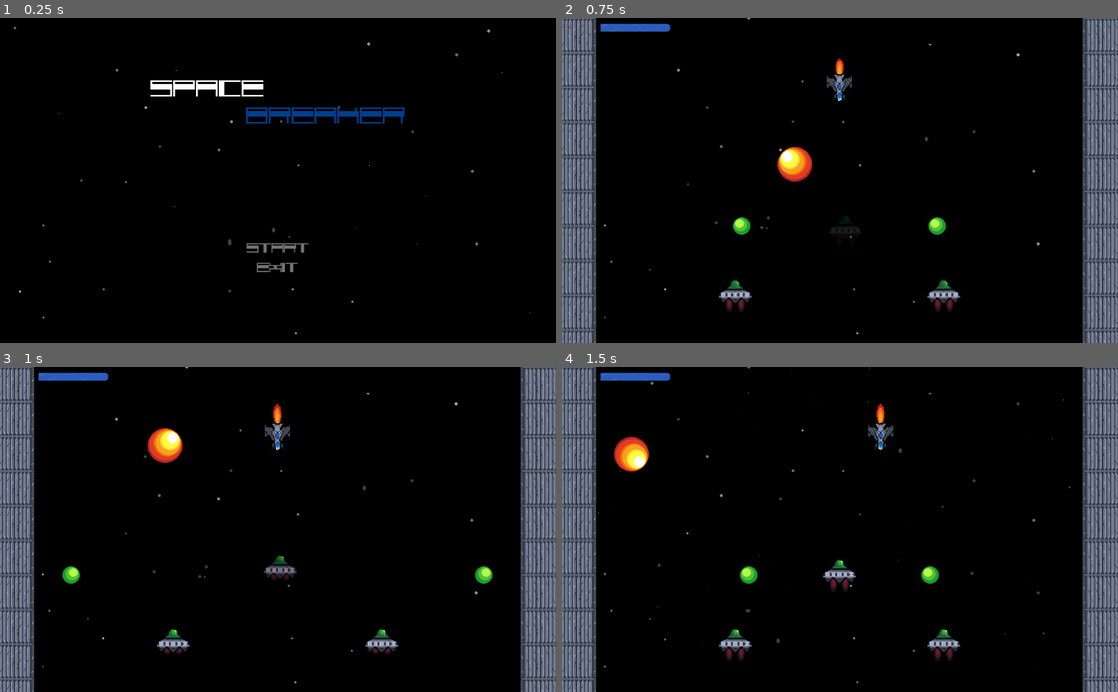
Above: before the commit, frames 1-4 (two rows, left to right).
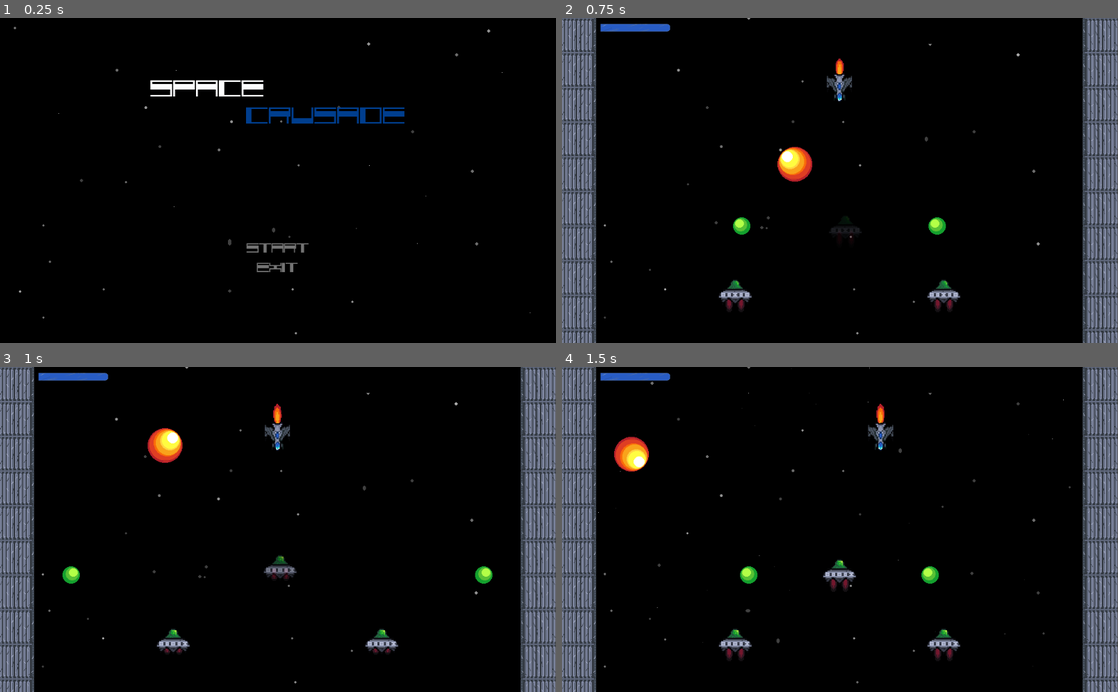
Above: after the commit, the same moments.

Repository: JoseTMonagas/ldjam48
Game: Godot game, scene res://src/Root.tscn
The game is run twice, just before and just after one commit, with the same random seed, the same clock (stepped at 60 frames per second) and the same inputs.
Inputs:
- Up to frame 1 (0.25 s): no input
- Up to frame 2 (0.75 s): click "Start" at 0.5 s
- Up to frame 3 (1 s): no input
- Up to frame 4 (1.5 s): tap Enter (ui_accept) at 1.25 s; hold Right (ui_right) from 1.28 s (still down)

The runs differ from the first frame. In frame 1, 0.4% of the frame differs, in the area x 44-73%, y 27-33%; in frame 2, nothing differs; in frame 3, nothing differs; in frame 4, nothing differs.

Commit message:
Final sprint

Diff:
--- a/src/Root.tscn
+++ b/src/Root.tscn
@@ -90,7 +90,7 @@
 margin_bottom = 189.0
 custom_fonts/font = SubResource( 5 )
 custom_colors/font_color = Color( 0, 0.243137, 0.556863, 1 )
-text = "                breaker"
+text = "                crusade"
 
 [node name="Options" type="HBoxContainer" parent="MarginContainer/VBoxContainer"]
 margin_top = 287.0
--- /dev/null
+++ b/src/gameover/gameover.tscn
@@ -0,0 +1,35 @@
+[gd_scene load_steps=2 format=2]
+
+[sub_resource type="GDScript" id=1]
+script/source = "extends Control
+
+
+
+
+func _on_Timer_timeout():
+	get_tree().change_scene(\"res://src/Root.tscn\")
+"
+
+[node name="GameOver" type="Control"]
+anchor_right = 1.0
+anchor_bottom = 1.0
+script = SubResource( 1 )
+__meta__ = {
+"_edit_use_anchors_": false
+}
+
+[node name="Label" type="Label" parent="."]
+margin_left = 120.0
+margin_top = 232.0
+margin_right = 191.0
+margin_bottom = 246.0
+rect_scale = Vector2( 11.3, 8.1 )
+size_flags_horizontal = 3
+size_flags_vertical = 7
+text = "You dieded"
+
+[node name="Timer" type="Timer" parent="."]
+wait_time = 3.0
+one_shot = true
+autostart = true
+[connection signal="timeout" from="Timer" to="." method="_on_Timer_timeout"]
--- /dev/null
+++ b/src/gameover/victory.tscn
@@ -0,0 +1,31 @@
+[gd_scene load_steps=2 format=2]
+
+[sub_resource type="GDScript" id=1]
+script/source = "extends Control
+
+
+func _on_Timer_timeout():
+	get_tree().change_scene(\"res://src/Root.tscn\")
+"
+
+[node name="Victory" type="Control"]
+anchor_right = 1.0
+anchor_bottom = 1.0
+script = SubResource( 1 )
+__meta__ = {
+"_edit_use_anchors_": false
+}
+
+[node name="Label" type="Label" parent="."]
+margin_left = 192.0
+margin_top = 240.0
+margin_right = 312.0
+margin_bottom = 254.0
+rect_scale = Vector2( 5.5, 5.7 )
+text = "Epic Victory Royale"
+
+[node name="Timer" type="Timer" parent="."]
+wait_time = 3.0
+one_shot = true
+autostart = true
+[connection signal="timeout" from="Timer" to="." method="_on_Timer_timeout"]
--- a/src/healthBar/HUD.gd
+++ b/src/healthBar/HUD.gd
@@ -5,5 +5,4 @@
 
 
 func get_hp(health):
-	print("get hp is being executed")
 	hp.value=health
--- a/src/main.gd
+++ b/src/main.gd
@@ -7,7 +7,6 @@
 onready var background_pivot: Node2D = $Background
 onready var tween: Tween = $Tween
 onready var HUD: Control = $HUD
-
 
 
 func _ready():
@@ -40,16 +39,17 @@
 	yield(animation_player, "animation_finished")
 	var stages = get_tree().get_nodes_in_group("Stages")
 	stages[0].position.x = 0
+	player.hp = 100
+	player.emit_signal("update_hp")
 
 	ball.set_physics_process(true)
 	player.set_physics_process(true)
 
 
 func _on_Player_died():
-	pass # Replace with function body.
+	get_tree().change_scene("res://src/gameover/gameover.tscn")
 
 
 func on_update_hp(health):
-	print("hp on main is: ", health)
 	health = player.health
 	HUD.get_hp(health)
--- a/src/main.tscn
+++ b/src/main.tscn
@@ -104,6 +104,118 @@
 position = Vector2( 704, 512 )
 BRICK_TYPE = 3
 
+[node name="Group4" type="Node2D" parent="." groups=[
+"Stages",
+]]
+position = Vector2( 2756, 0 )
+script = ExtResource( 6 )
+
+[node name="Brick5" parent="Group4" instance=ExtResource( 4 )]
+position = Vector2( 320, 512 )
+BRICK_TYPE = 1
+
+[node name="Brick6" parent="Group4" instance=ExtResource( 4 )]
+position = Vector2( 448, 384 )
+BRICK_TYPE = 3
+
+[node name="Brick7" parent="Group4" instance=ExtResource( 4 )]
+position = Vector2( 704, 512 )
+BRICK_TYPE = 1
+
+[node name="Brick8" parent="Group4" instance=ExtResource( 4 )]
+position = Vector2( 576, 384 )
+BRICK_TYPE = 3
+
+[node name="Group5" type="Node2D" parent="." groups=[
+"Stages",
+]]
+position = Vector2( 3716, 0 )
+script = ExtResource( 6 )
+
+[node name="Brick5" parent="Group5" instance=ExtResource( 4 )]
+position = Vector2( 320, 512 )
+BRICK_TYPE = 2
+
+[node name="Brick6" parent="Group5" instance=ExtResource( 4 )]
+position = Vector2( 448, 384 )
+BRICK_TYPE = 1
+
+[node name="Brick7" parent="Group5" instance=ExtResource( 4 )]
+position = Vector2( 704, 512 )
+BRICK_TYPE = 1
+
+[node name="Brick8" parent="Group5" instance=ExtResource( 4 )]
+position = Vector2( 576, 384 )
+BRICK_TYPE = 3
+
+[node name="Group6" type="Node2D" parent="." groups=[
+"Stages",
+]]
+position = Vector2( 4620, 0 )
+script = ExtResource( 6 )
+
+[node name="Brick5" parent="Group6" instance=ExtResource( 4 )]
+position = Vector2( 448, 512 )
+BRICK_TYPE = 2
+
+[node name="Brick9" parent="Group6" instance=ExtResource( 4 )]
+position = Vector2( 312, 512 )
+BRICK_TYPE = 1
+
+[node name="Brick6" parent="Group6" instance=ExtResource( 4 )]
+position = Vector2( 448, 384 )
+BRICK_TYPE = 1
+
+[node name="Brick7" parent="Group6" instance=ExtResource( 4 )]
+position = Vector2( 700, 512 )
+BRICK_TYPE = 1
+
+[node name="Brick8" parent="Group6" instance=ExtResource( 4 )]
+position = Vector2( 576, 384 )
+BRICK_TYPE = 3
+
+[node name="Brick10" parent="Group6" instance=ExtResource( 4 )]
+position = Vector2( 700, 384 )
+BRICK_TYPE = 2
+
+[node name="Group7" type="Node2D" parent="." groups=[
+"Stages",
+]]
+position = Vector2( 5380, 0 )
+script = ExtResource( 6 )
+
+[node name="Brick5" parent="Group7" instance=ExtResource( 4 )]
+position = Vector2( 448, 512 )
+BRICK_TYPE = 2
+
+[node name="Brick11" parent="Group7" instance=ExtResource( 4 )]
+position = Vector2( 576, 512 )
+BRICK_TYPE = 3
+
+[node name="Brick9" parent="Group7" instance=ExtResource( 4 )]
+position = Vector2( 312, 512 )
+BRICK_TYPE = 3
+
+[node name="Brick6" parent="Group7" instance=ExtResource( 4 )]
+position = Vector2( 448, 384 )
+BRICK_TYPE = 1
+
+[node name="Brick7" parent="Group7" instance=ExtResource( 4 )]
+position = Vector2( 700, 512 )
+BRICK_TYPE = 3
+
+[node name="Brick8" parent="Group7" instance=ExtResource( 4 )]
+position = Vector2( 572, 384 )
+BRICK_TYPE = 3
+
+[node name="Brick12" parent="Group7" instance=ExtResource( 4 )]
+position = Vector2( 312, 384 )
+BRICK_TYPE = 3
+
+[node name="Brick10" parent="Group7" instance=ExtResource( 4 )]
+position = Vector2( 700, 384 )
+BRICK_TYPE = 1
+
 [node name="AnimationPlayer" type="AnimationPlayer" parent="."]
 anims/cleared = SubResource( 1 )
 
@@ -160,3 +272,7 @@
 [connection signal="cleared" from="Group" to="." method="_on_Group_cleared"]
 [connection signal="cleared" from="Group2" to="." method="_on_Group_cleared"]
 [connection signal="cleared" from="Group3" to="." method="_on_Group_cleared"]
+[connection signal="cleared" from="Group4" to="." method="_on_Group_cleared"]
+[connection signal="cleared" from="Group5" to="." method="_on_Group_cleared"]
+[connection signal="cleared" from="Group6" to="." method="_on_Group_cleared"]
+[connection signal="cleared" from="Group7" to="." method="_on_Group_cleared"]
Not shown, added: export_presets.cfg
Not shown, added: exports/favicon.png.import
Not shown, added: exports/favicon.png
Not shown, added: exports/index.html
Not shown, added: exports/index.js
Not shown, added: exports/index.pck
Not shown, added: exports/index.png
Not shown, added: exports/index.wasm
Not shown, added: exports/index.zip
